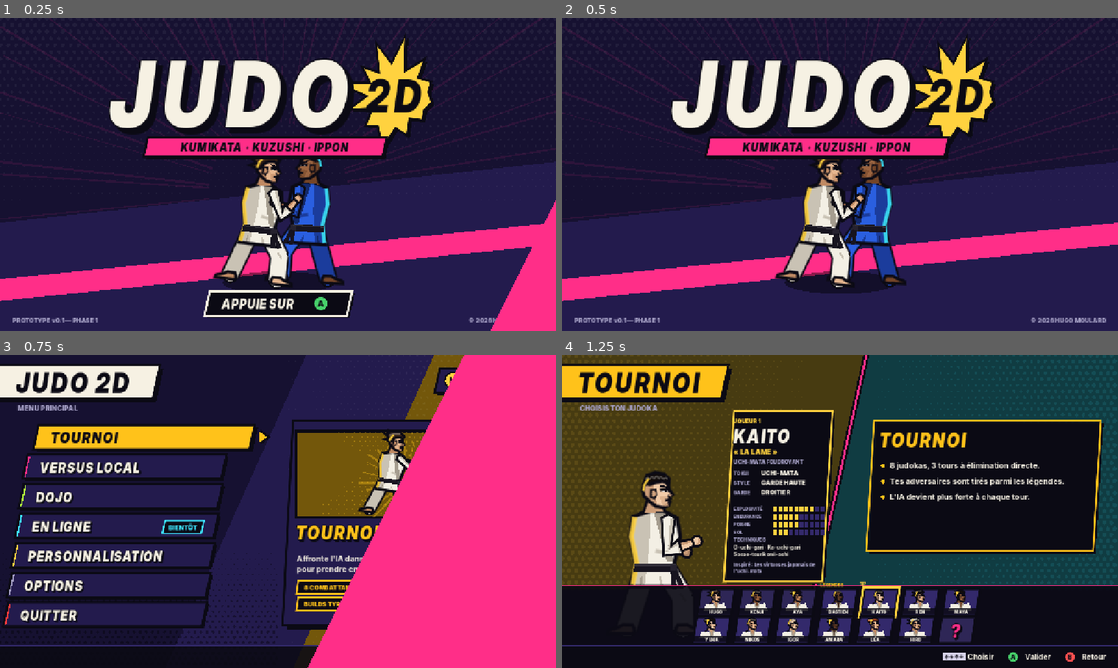
Above: before the commit, frames 1-4 (two rows, left to right).
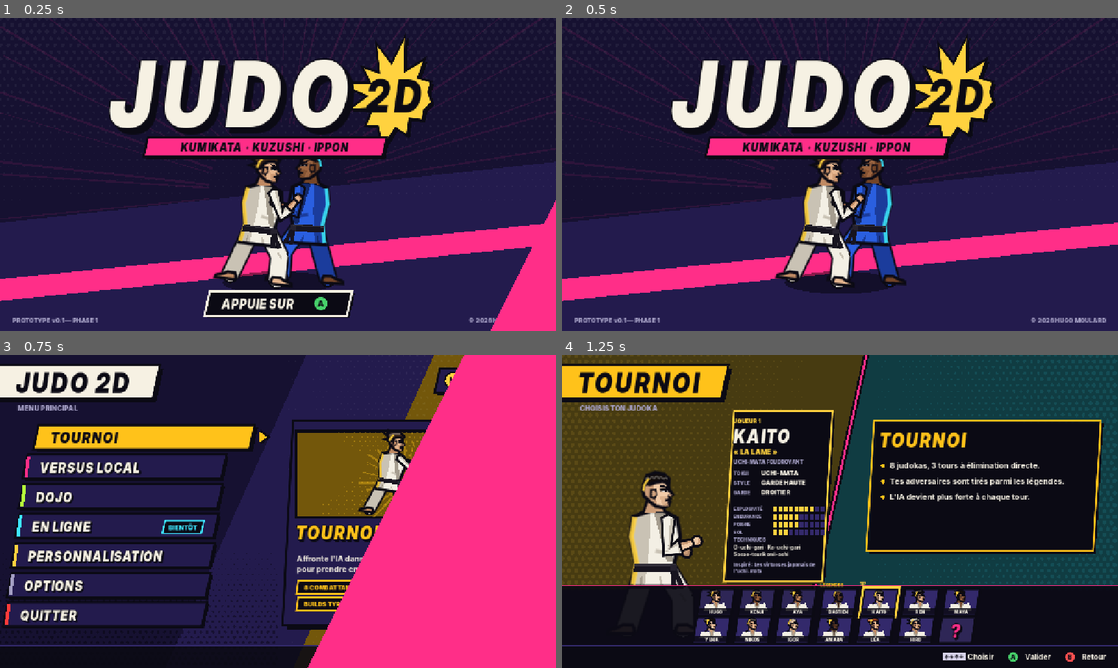
Above: after the commit, the same moments.

Repository: Atsug0/Judo-2d
Game: Godot game, scene res://scenes/main.tscn
Same seed, same stepped clock (60 frames per second), same inputs: the game is played once before the commit and once after it.
Inputs (mouse positions are in pixels of both pictures, inside the frame that each line leads up to):
- Up to frame 1 (0.25 s): no input
- Up to frame 2 (0.5 s): no input
- Up to frame 3 (0.75 s): tap Enter (ui_accept) at 0.5 s; move the mouse to (400, 495) at 0.52 s; hold Right from 0.53 s (still down); tap P at 0.6 s; click (400, 495) at 0.67 s
- Up to frame 4 (1.25 s): keep holding Right; tap Enter (ui_accept) at 0.77 s

Frames 1-2 are identical in both runs. In frame 3, 0.1% of the frame differs, in the area x 0-6%, y 32-87%; in frame 4, nothing differs.

Commit message:
Vidéo de démo v3 : navigation scriptée (menus, sélection, dojo), montage reproductible avec légendes et carte de fin ; résultats en IA contre IA : « X GAGNE ! » ; plus de polygones dégénérés dans les panneaux inclinés
Co-Authored-By: Claude Opus 5.5 <noreply@anthropic.com>
Claude-Session: https://claude.ai/code/session_01RZLHPCpVQsnYqAEwAQHQd7

Diff:
--- a/scripts/screens/results_screen.gd
+++ b/scripts/screens/results_screen.gd
@@ -97,8 +97,9 @@
 	var wcol = Style.P1 if w == 0 else Style.P2
 	Style.menu_background(self, Vector2(1280, 720), wcol)
 	# bandeau vainqueur
-	var title = "VICTOIRE" if (mode != "versus" and w == 0) else ("DÉFAITE" if mode != "versus" else "%s GAGNE" % names[w])
-	if mode == "versus":
+	var spect = mode in ["versus", "demo"]  # deux joueurs ou IA contre IA : on nomme le vainqueur
+	var title = "VICTOIRE" if (not spect and w == 0) else ("DÉFAITE" if not spect else "%s GAGNE" % names[w])
+	if spect and w >= 0:
 		title = "%s GAGNE !" % names[w]
 	var tcol = Style.GOLD if title != "DÉFAITE" else Style.DANGER
 	Style.speed_lines(self, Vector2(480, 380), 120, 520, 40, Color(wcol, 0.18), 13)
--- a/scripts/ui/style.gd
+++ b/scripts/ui/style.gd
@@ -113,7 +113,7 @@
 ## Parallélogramme incliné (forme de base de toute l'interface).
 static func slant_points(r: Rect2, slant: float = SLANT, flip: bool = false) -> PackedVector2Array:
 	# décalage plafonné : un grand panneau reste lisible (le texte ne déborde pas des coins)
-	var o := minf(r.size.y * slant, SLANT_MAX)
+	var o := minf(minf(r.size.y * slant, SLANT_MAX), absf(r.size.x) * 0.45)  # jamais de polygone croisé
 	if flip:
 		return PackedVector2Array([r.position, Vector2(r.end.x - o, r.position.y), r.end, Vector2(r.position.x + o, r.end.y)])
 	return PackedVector2Array([Vector2(r.position.x + o, r.position.y), Vector2(r.end.x, r.position.y),
--- /dev/null
+++ b/tools/video/demo_dojo.json
@@ -0,0 +1,11 @@
+{
+  "_doc": "Vidéo de démo v3, partie dojo : catégories, leçon « Mener le couple », entraînement libre. godot --path . --write-movie dojo.avi --fixed-fps 60 -- --demo=tools/video/demo_dojo.json",
+  "steps": [
+    [120, "accept"],
+    [180, "down"], [240, "down"], [320, "accept"],
+    [420, "down"], [480, "down"], [540, "down"], [600, "down"], [660, "up"], [720, "up"], [780, "up"], [840, "up"],
+    [900, "right"], [960, "down"], [1020, "down"], [1080, "down"], [1180, "accept"],
+    [1500, "accept"],
+    [1900, "quit"]
+  ]
+}
--- /dev/null
+++ b/tools/video/demo_menus.json
@@ -0,0 +1,16 @@
+{
+  "_doc": "Vidéo de démo v3, partie menus : titre, menu, personnalisation (profil, techniques, garde, physique), sélection. Données utilisateur vierges. godot --path . --write-movie menus.avi --fixed-fps 60 -- --demo=tools/video/demo_menus.json",
+  "steps": [
+    [200, "accept"],
+    [260, "down"], [320, "down"], [380, "down"], [440, "down"], [520, "accept"],
+    [600, "down"], [650, "down"], [700, "right"], [760, "right"], [820, "down"], [870, "right"], [920, "right"], [980, "down"], [1030, "right"],
+    [1110, "next"], [1170, "down"], [1230, "down"], [1290, "right"],
+    [1360, "next"], [1430, "down"], [1490, "right"],
+    [1560, "next"], [1620, "down"], [1680, "right"],
+    [1760, "back"],
+    [1830, "up"], [1880, "up"], [1930, "up"], [2000, "accept"],
+    [2080, "right"], [2130, "right"], [2180, "right"], [2230, "right"], [2280, "right"], [2330, "right"],
+    [2400, "down"], [2460, "right"], [2520, "right"],
+    [2700, "quit"]
+  ]
+}
--- /dev/null
+++ b/tools/video/demo_select.json
@@ -0,0 +1,8 @@
+{
+  "_doc": "Vidéo de démo v3 : écran de sélection, parcours des légendes. godot --path . --write-movie select.avi --fixed-fps 60 -- --screen=select --demo=tools/video/demo_select.json",
+  "steps": [
+    [70, "right"], [120, "right"], [170, "right"], [220, "right"], [270, "right"], [320, "right"],
+    [380, "down"], [440, "right"], [490, "right"], [540, "right"], [600, "left"], [650, "left"],
+    [760, "quit"]
+  ]
+}
Not shown, added: tools/video/montage_v3.py
